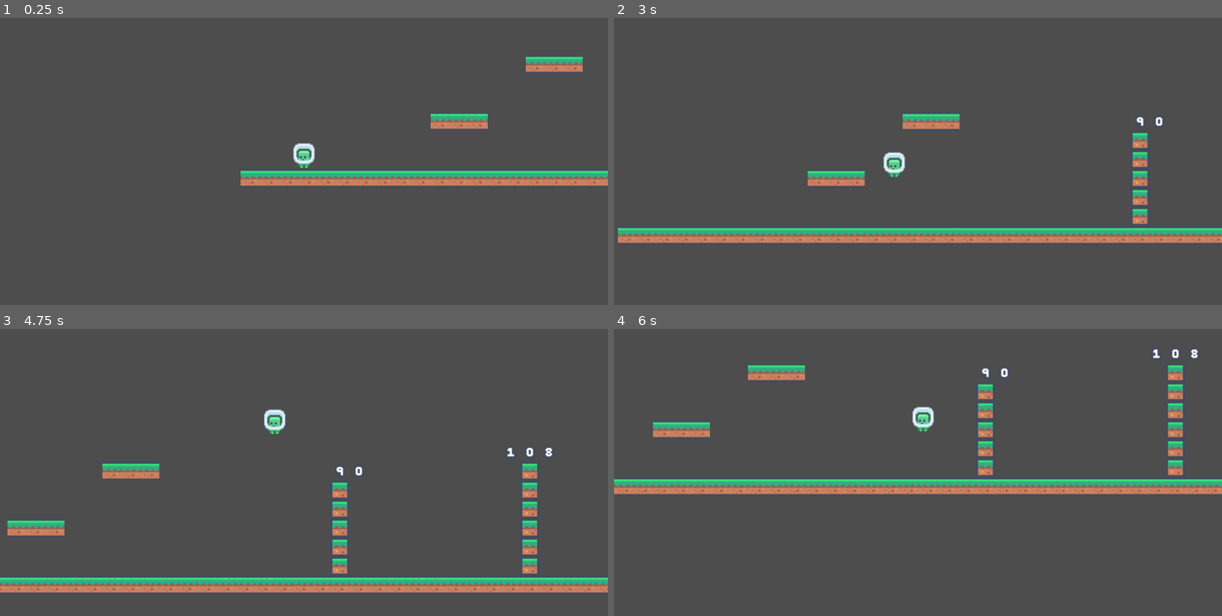
Above: before the commit, frames 1-4 (two rows, left to right).
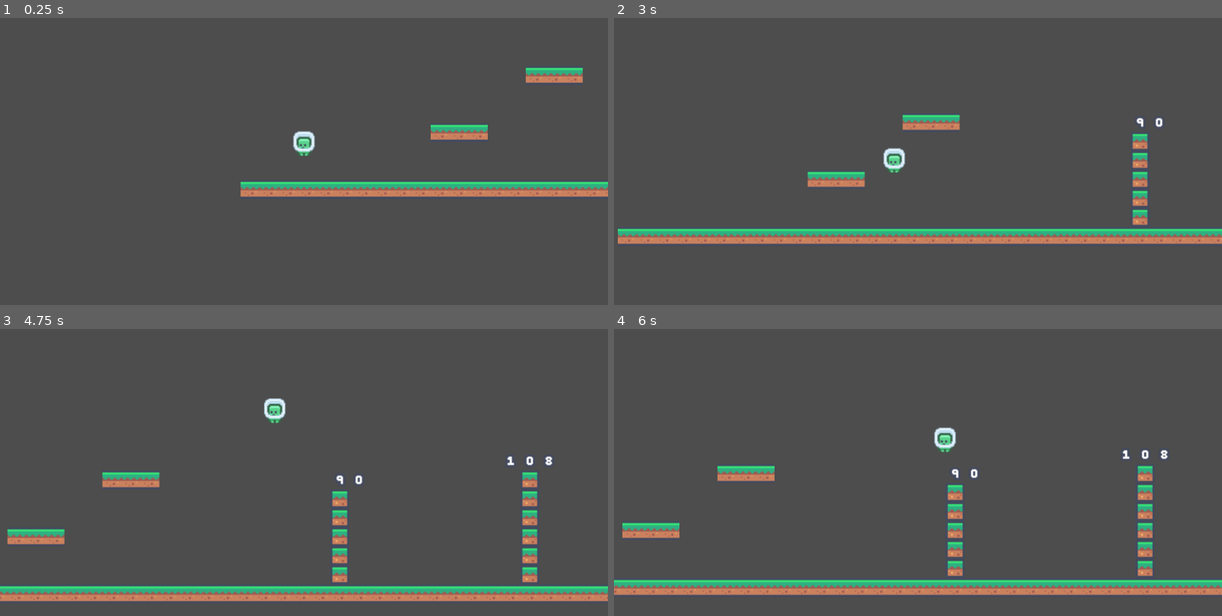
Above: after the commit, the same moments.

Repository: MrJoermungandr/ColdBlooded
Game: Godot game, scene res://Level/Test/movement_test.tscn
The game is run twice, just before and just after one commit, with the same random seed, the same clock (stepped at 60 frames per second) and the same inputs. The project has no main scene, so this scene is started directly.
Inputs:
- Up to frame 1 (0.25 s): no input
- Up to frame 2 (3 s): hold D (move_right) 0.53-2.03 s; tap Space (move_jump) at 0.6, 0.77, 1.07, 1.35, 1.52, 1.82, 2.1, 2.85 s; hold A (move_left) 2.03-2.78 s; hold D (move_right) from 2.78 s (still down)
- Up to frame 3 (4.75 s): tap Space (move_jump) at 3.02, 3.32, 3.6, 3.77, 4.07, 4.35, 4.52 s; release D (move_right) at 4.28 s; hold A (move_left) from 4.28 s (still down)
- Up to frame 4 (6 s): tap Space (move_jump) at 4.82, 5.1, 5.85 s; release A (move_left) at 5.03 s; hold D (move_right) 5.03-5.78 s; hold A (move_left) from 5.78 s (still down)

The runs differ from the first frame. In frame 1, 7.7% of the frame differs, in the area x 39-100%, y 13-63%; in frame 2, 3.4%; in frame 3, 13%; in frame 4, 16%, in the area x 0-100%, y 6-93%.

Commit message:
add coyote mechanics

Diff:
--- a/Entity/Player/player.gd
+++ b/Entity/Player/player.gd
@@ -2,6 +2,11 @@
 
 @export
 var speed = 2000
+
+@export
+var coyote_time_seconds: float = 0.1
+var coyote_timer: Timer = Timer.new()
+var is_coyote_completed: bool = false
 
 @export_group("Jump")
 @export
@@ -32,12 +37,20 @@
 @onready
 var second_fall_gravity: float = ((-2.0 * second_jump_height_px) / (second_jump_time_to_descend * second_jump_time_to_descend)) * -1
 
+var has_jumped: bool = false
 var has_double_jumped: bool = false
 
+func _ready() -> void:
+	coyote_timer.one_shot = true
+	coyote_timer.wait_time = coyote_time_seconds
+	coyote_timer.timeout.connect(_on_coyote_complete)
+	add_child(coyote_timer)
+
 func _physics_process(delta: float) -> void:
-	var is_on_ground = is_on_floor()
+	var is_on_ground = calc_is_on_ground()
 	if is_on_ground:
 		has_double_jumped = false
+		has_jumped = false
 	_handle_input(delta, is_on_ground)
 	move_and_slide()
 
@@ -49,6 +62,7 @@
 	if Input.is_action_just_pressed("move_jump"):
 		if is_on_ground:
 			velocity.y = jump_velocity
+			has_jumped = true
 		elif not has_double_jumped:
 			velocity.y = second_jump_velocity
 			has_double_jumped = true
@@ -58,3 +72,18 @@
 		return second_jump_gravity if has_double_jumped else jump_gravity
 	else:
 		return second_fall_gravity if has_double_jumped else fall_gravity
+
+func calc_is_on_ground() -> bool:
+	if is_on_floor():
+		velocity.y = 0	#might be better to put this somewhere else
+		is_coyote_completed = false
+		return true
+	elif is_coyote_completed or has_jumped or has_double_jumped:	#prevents gravity calculation being inaccurate
+		return false
+	elif coyote_timer.is_stopped():
+		coyote_timer.start()
+		return true
+	return true
+
+func _on_coyote_complete():
+	is_coyote_completed = true
